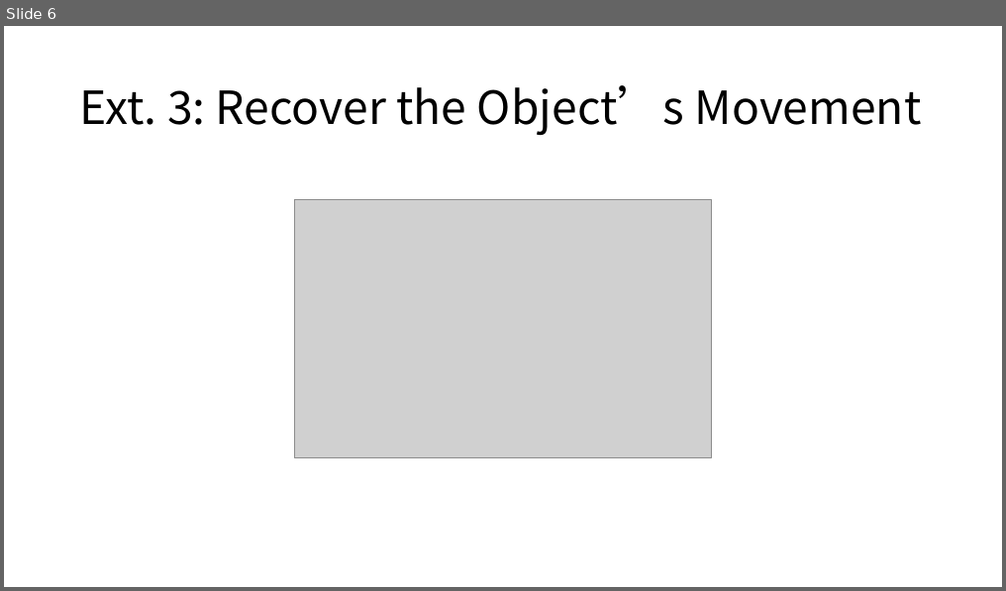
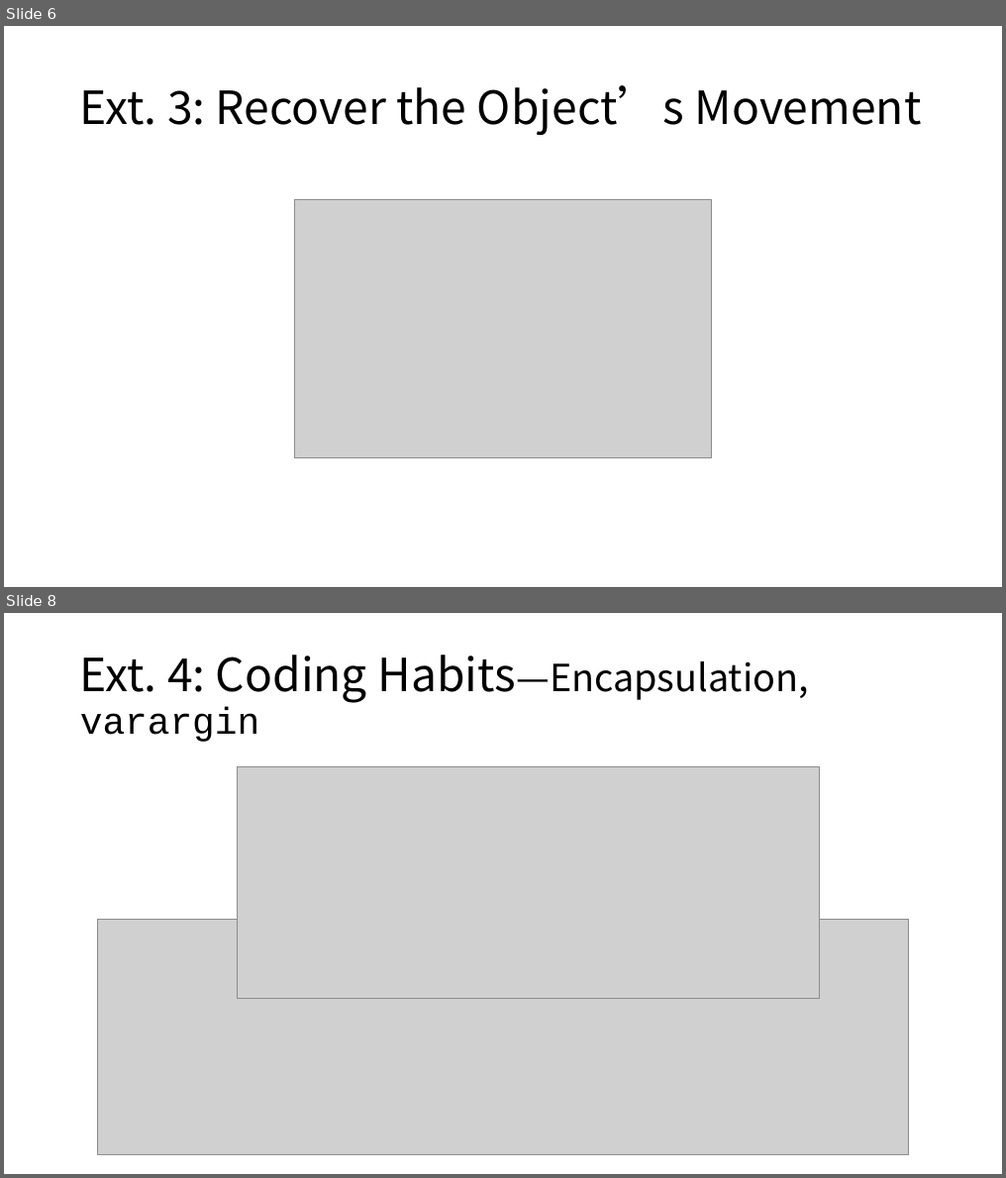
Before and after one commit to RUSRUSHB/Project2-Motion-Detection-via-Communication-Signals, a slide deck: Project 2.pptx. Shown one above the other, each under a label of ours: slide 6 before the commit, slides 6 and 8 after it; the slides between them are not shown. The pictures are 1006x591 and 1006x1178 pixels, drawn with LibreOffice and Linux fonts; fonts in the diff are those of the drawing; grey boxes stand for pictures. Boxes give left, top, right and bottom in pixels: in the first picture for what was removed or moved away, otherwise in the second. Text is boxed around its words. In the diff, an @@ line names an element or a change of style, - is before the commit and + after.

```diff
--- a/Project 2.pptx
+++ b/Project 2.pptx
@@ slide 8 added at (4,613,1002,1174), background #FFFFFF @@
@@ title added at (80,655,809,742), 36 pt, text #000000 @@
+Ext. 4: Coding Habits—Encapsulation, varargin
@@ picture added at (237,767,819,998) @@
@@ picture added at (98,919,908,1155) @@
```
Also in this commit, not shown: 1 slide changed, 1 other slide added, 1 other file.
